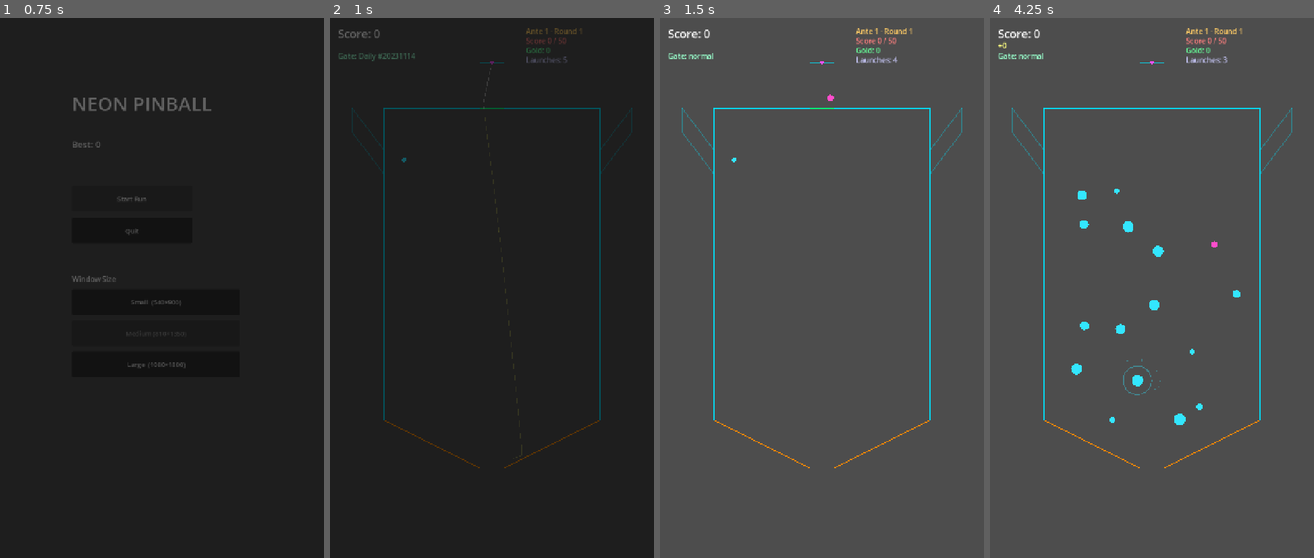
Above: before the commit, frames 1-4 (left to right).
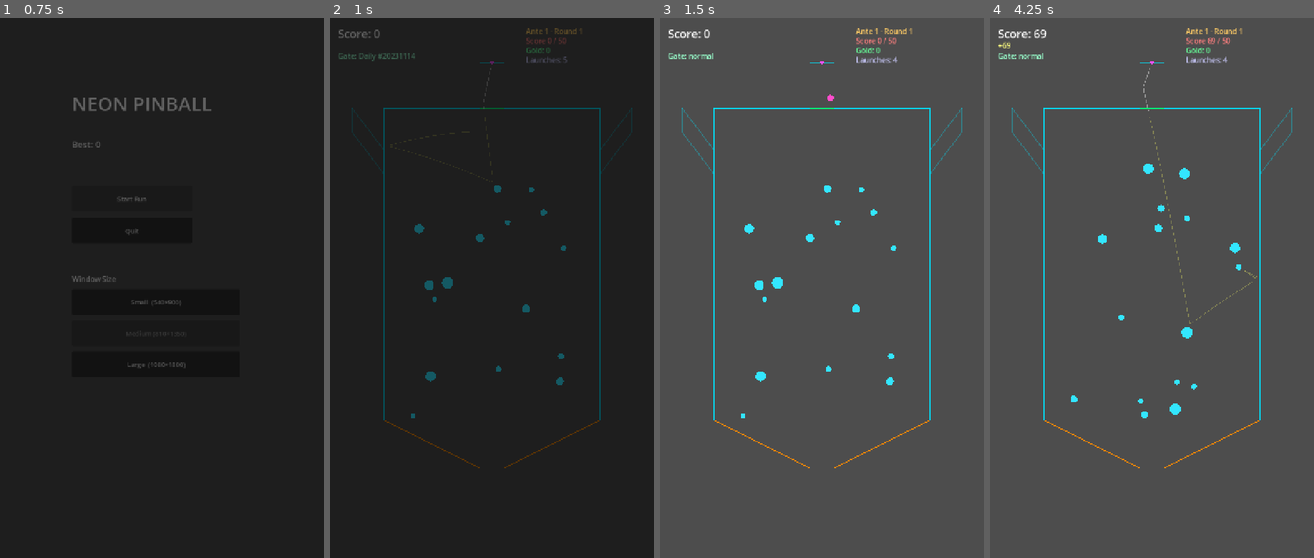
Above: after the commit, the same moments.

Repository: GencyZ/NeonPinball
Game: Godot game, scene res://scenes/main_menu.tscn
The game is run twice, just before and just after one commit, with the same random seed, the same clock (stepped at 60 frames per second) and the same inputs.
Inputs (mouse positions are in pixels of both pictures, inside the frame that each line leads up to):
- Up to frame 1 (0.75 s): click "Start Run" at 0.5 s
- Up to frame 2 (1 s): no input
- Up to frame 3 (1.5 s): tap Enter at 1.25 s; move the mouse to (893, 261) at 1.27 s; hold D from 1.28 s (still down); hold Shift from 1.28 s (still down); click (893, 261) at 1.42 s
- Up to frame 4 (4.25 s): tap Space at 1.52 s; release D at 2 s; release Shift at 2 s; drag from (1087, 315) to (1135, 396) at 2.02 s; move the mouse to (1184, 169) at 2.77 s; hold D 2.78-3.5 s; tap Ctrl at 2.85 s; drag from (1135, 396) to (1054, 207) at 3.52 s

Frame 1 is identical in both runs. In frame 2, 0.4% of the frame differs, in the area x 22-73%, y 25-75%; in frame 3, 0.4%; in frame 4, 1.4%, in the area x 3-83%, y 2-76%.

Commit message:
fix: use DeterministicRng.derive to avoid zero-seed all-zero RNG
seed=0 makes _splitmix64 return 0, locking s0=s1=0 so every
next_int() returns 0 — all pegs get identical positions and only
1 is placed. derive() XORs with _splitmix64(0x9E3779B9) which is
never 0, ensuring valid RNG even on first launch.

Co-Authored-By: Claude Sonnet 4.6 <noreply@anthropic.com>

Diff:
--- a/game/view/board_view.gd
+++ b/game/view/board_view.gd
@@ -96,7 +96,7 @@
 	var ante: int = RunMan.state[&"ante"]
 	var ria: int  = RunMan.state[&"round_in_ante"]
 	var depth := (ante - 1) * 3 + ria   # 0 (ante1 r1) … 23 (ante8 boss)
-	var rng := DeterministicRng.new(int(RunMan.state[&"master_seed"]) ^ (_launch_count * 2654435761))
+	var rng := DeterministicRng.derive(int(RunMan.state[&"master_seed"]) + _launch_count, 0x9E3779B9)
 
 	var count := rng.range_int(12 + ante * 2, 16 + ante * 3)
 
